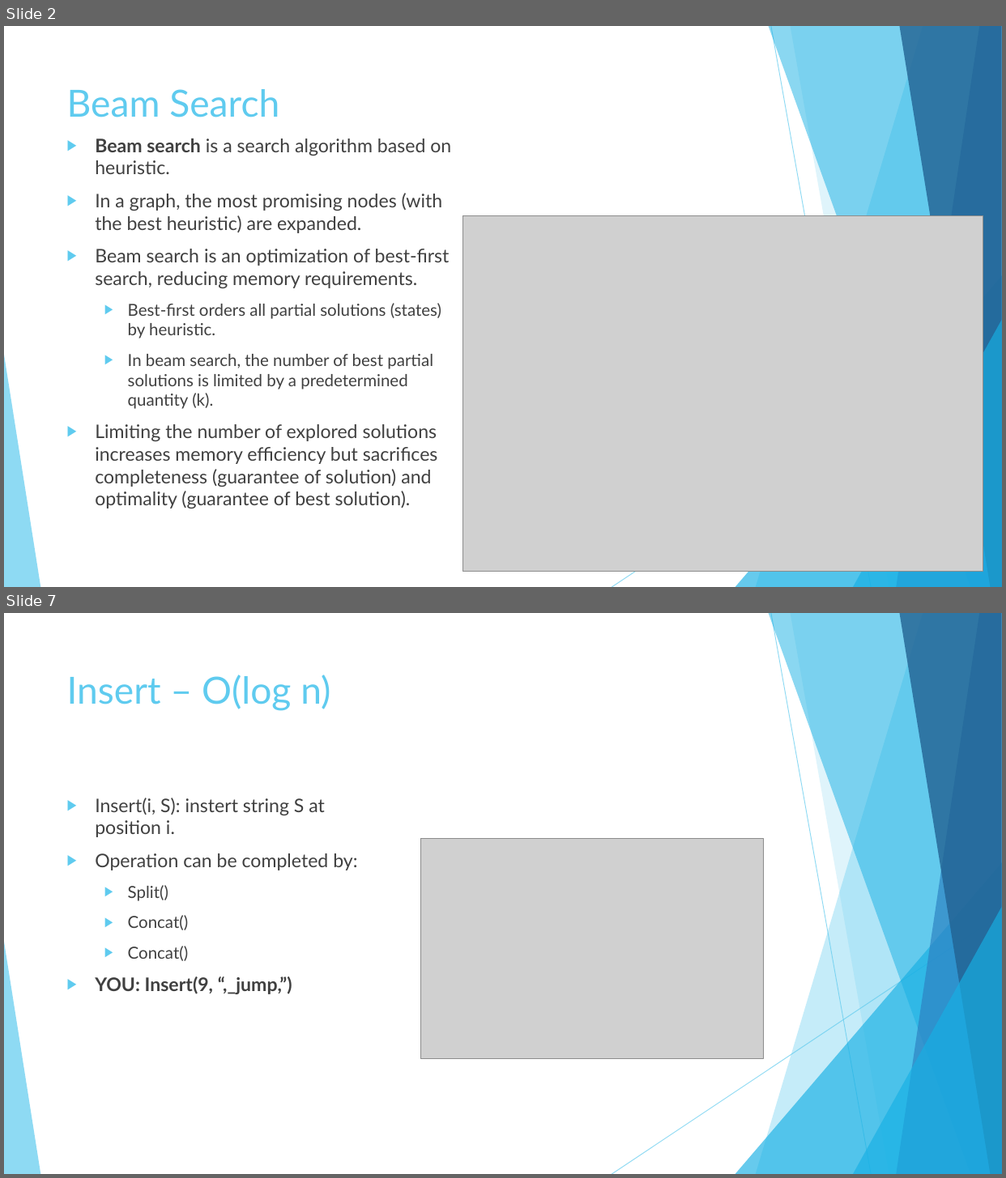
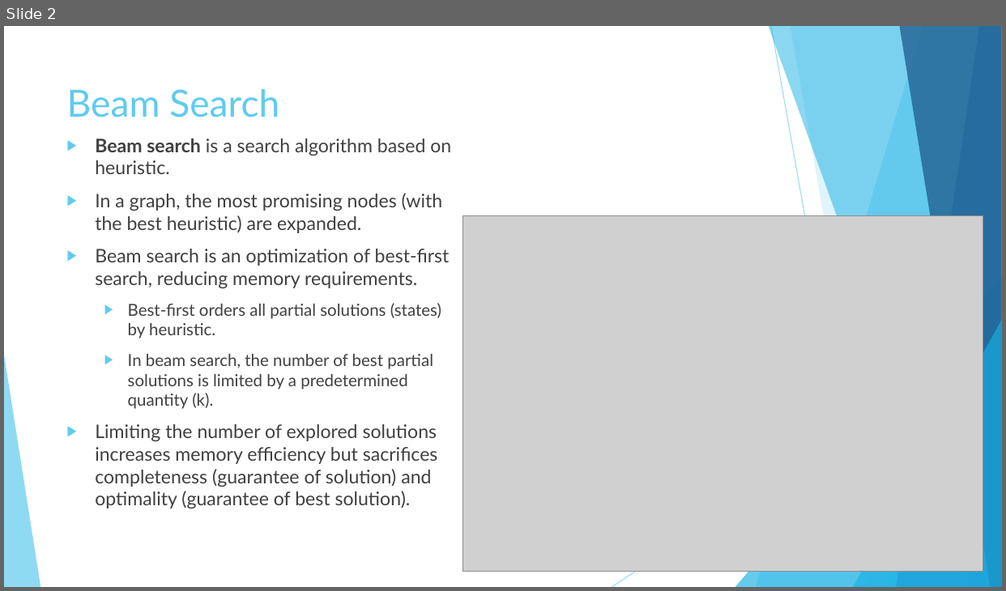
Before and after one commit to nbelliot/comp401, a slide deck: presentation2/Presentation.pptx. Shown one above the other, each under a label of ours: slides 2 and 7 before the commit, slide 2 after it; the slides between them are not shown. The pictures are 1006x1178 and 1006x591 pixels, drawn with LibreOffice and Linux fonts; fonts in the diff are those of the drawing; grey boxes stand for pictures. Boxes give left, top, right and bottom in pixels: in the first picture for what was removed or moved away, otherwise in the second. Text is boxed around its words. In the diff, an @@ line names an element or a change of style, - is before the commit and + after.

```diff
--- a/presentation2/Presentation.pptx
+++ b/presentation2/Presentation.pptx
@@ slide 7 removed at [4, 613, 1002, 1174], background #FFFFFF; not listed: 10 template elements that a slide beside it also shows @@
@@ title removed at [67, 675, 330, 711] @@
-Insert – O(log n)
@@ text removed at [95, 798, 357, 995] @@
-▶ Insert(i, S): instert string S at position i.
-▶ Operation can be completed by:
-  ▶ Split()
-  ▶ Concat()
-  ▶ Concat()
-▶ YOU: Insert(9, “,_jump,”)
@@ picture removed at [421, 838, 764, 1059] @@
```
Also in this commit, not shown: 2 slides changed, 2 slides added, 5 other slides removed.
